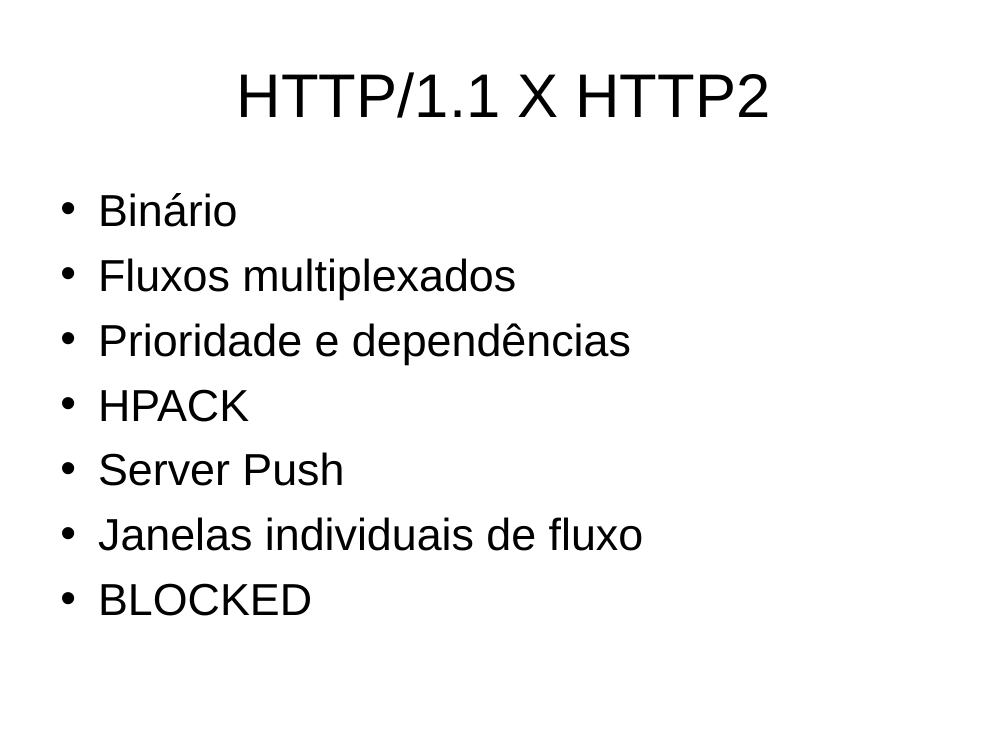
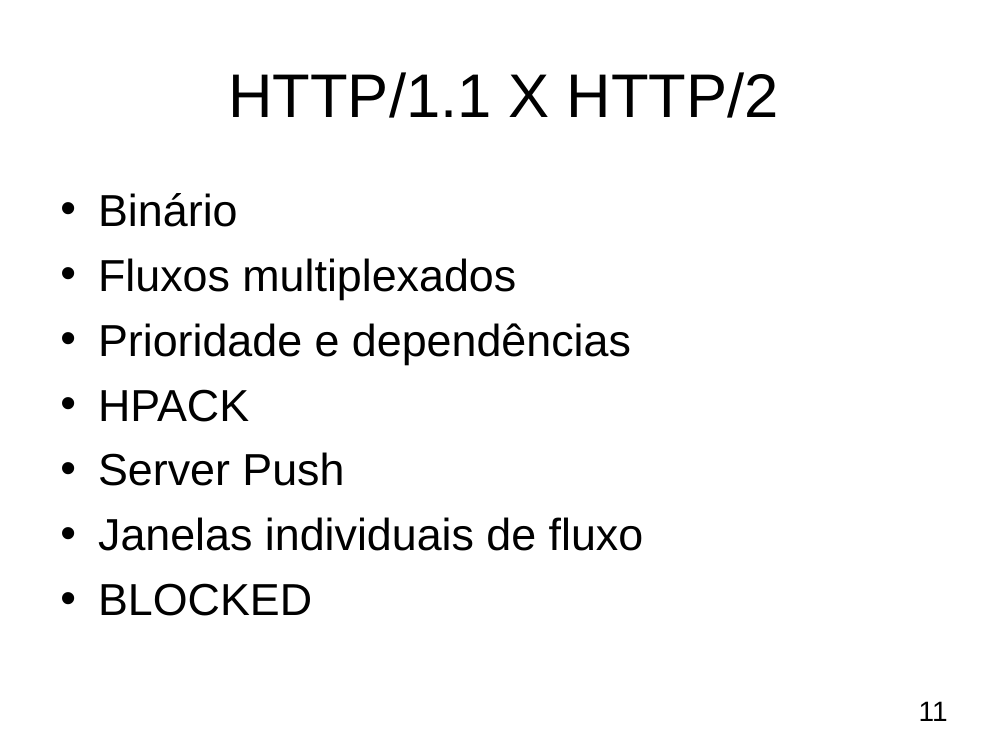
Before and after one commit to pcolenbr/TCC, a slide deck: slide 11 of Apresentação - TCC.ppt. Drawn at 1008x756 pixels with LibreOffice and Linux fonts; fonts in the diff are those of the drawing; background and template pictures are left out. Boxes give left, top, right and bottom in pixels: in the first picture for what was removed or moved away, otherwise in the second. Text is boxed around its words. In the diff, an @@ line names an element or a change of style, - is before the commit and + after.

```diff
--- a/Apresentação - TCC.ppt
+++ b/Apresentação - TCC.ppt
@@ title at (228,72,779,118): text changed @@
-HTTP/1.1 X HTTP2
+HTTP/1.1 X HTTP/2
@@ page number added at (919,701,948,721), 20 pt, text #000000 @@
+11
```
Also in this commit, not shown: 32 other slides changed.
